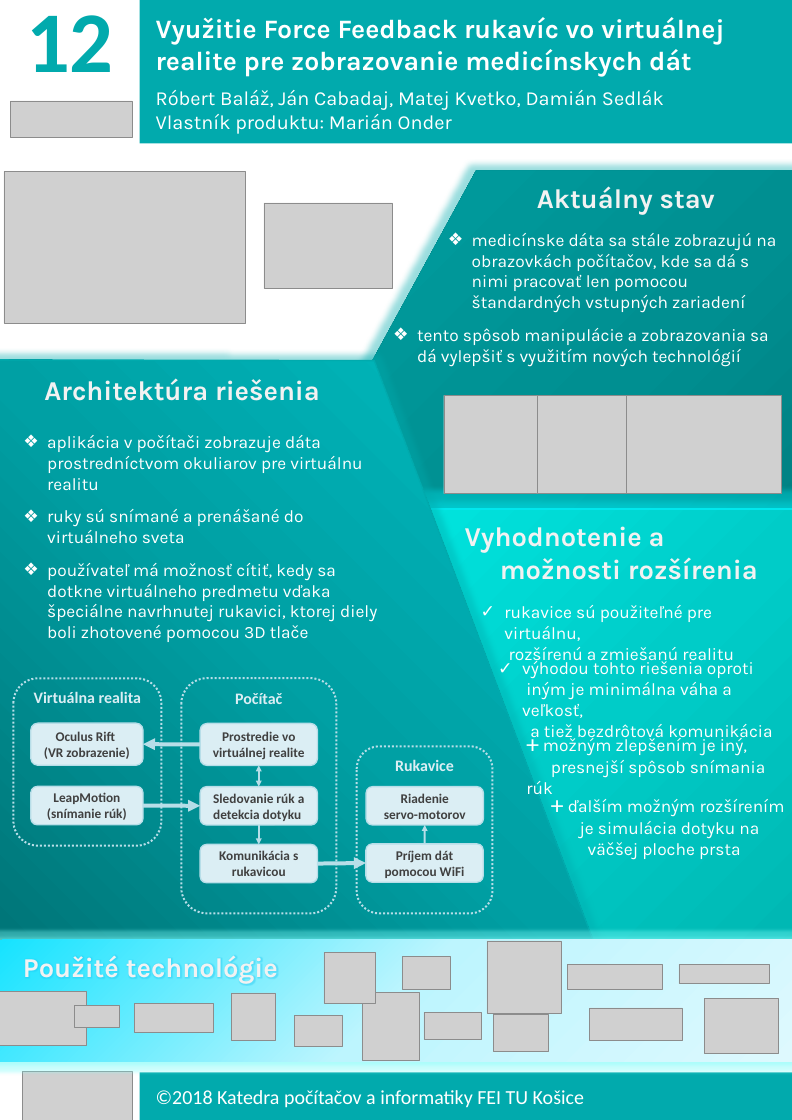
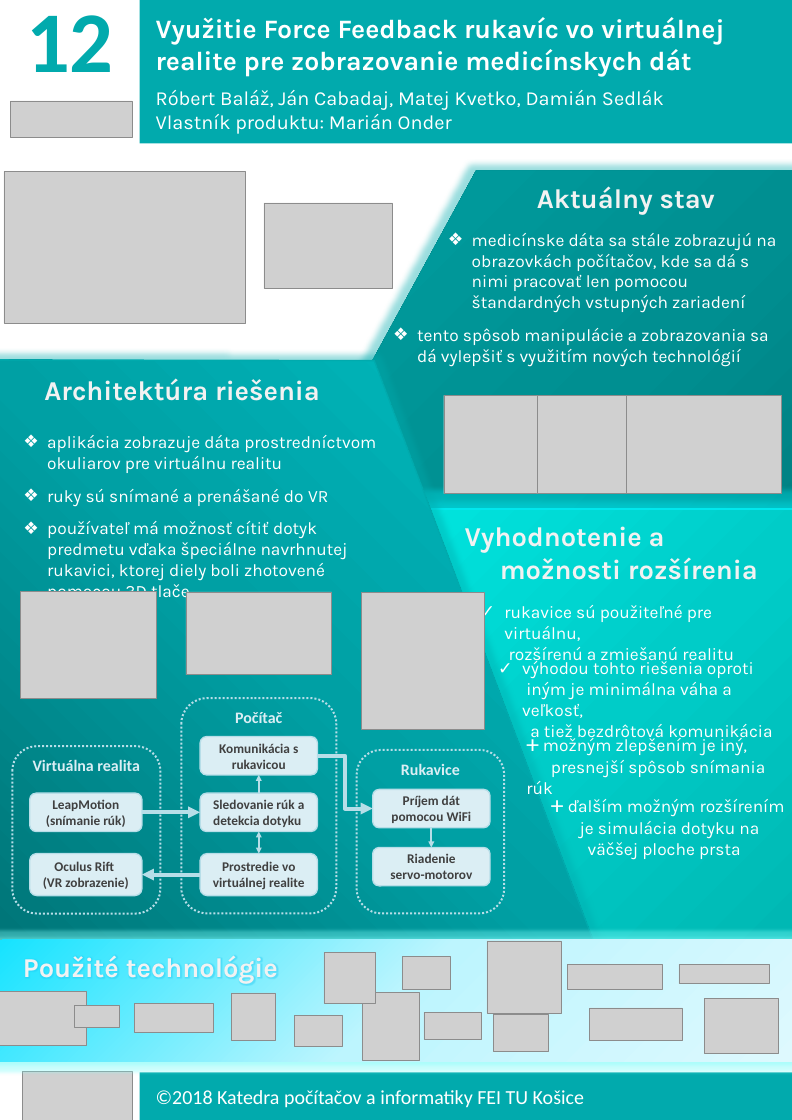
Before and after one commit to rbalaz/liveproject3dglove-, a slide deck: slide 1 of tp_poster.pptx. Drawn at 792x1120 pixels with LibreOffice and Linux fonts; fonts in the diff are those of the drawing; grey boxes stand for pictures. Boxes give left, top, right and bottom in pixels: in the first picture for what was removed or moved away, otherwise in the second. Text is boxed around its words. In the diff, an @@ line names an element or a change of style, - is before the commit and + after.

Commit message:
poster

```diff
--- a/tp_poster.pptx
+++ b/tp_poster.pptx
@@ text at box(47, 435, 376, 592): text changed @@
-❖ aplikácia v počítači zobrazuje dáta prostredníctvom okuliarov pre virtuálnu realitu
-❖ ruky sú snímané a prenášané do virtuálneho sveta
-❖ používateľ má možnosť cítiť, kedy sa dotkne virtuálneho predmetu vďaka špeciálne navrhnutej rukavici, ktorej diely boli zhotovené pomocou 3D tlače
+❖ aplikácia zobrazuje dáta prostredníctvom okuliarov pre virtuálnu realitu
+❖ ruky sú snímané a prenášané do VR
+❖ používateľ má možnosť cítiť dotyk predmetu vďaka špeciálne navrhnutej rukavici, ktorej diely boli zhotovené pomocou 3D tlače
@@ picture added at box(21, 592, 157, 698) @@
@@ picture added at box(186, 592, 331, 675) @@
@@ picture added at box(362, 592, 485, 729) @@
@@ rounded rectangle "Počítač": place and size @@
-rounded rectangle "Počítač" at box(181, 678, 337, 913)
+rounded rectangle "Počítač" at box(181, 698, 337, 914)
@@ rounded rectangle "Virtuálna realita": place and size @@
-rounded rectangle "Virtuálna realita" at box(13, 679, 161, 846)
+rounded rectangle "Virtuálna realita" at box(12, 746, 160, 914)
@@ rounded rectangle "Komunikácia s rukavicou": place and size @@
-rounded rectangle "Komunikácia s rukavicou" at box(200, 844, 317, 883)
+rounded rectangle "Komunikácia s rukavicou" at box(200, 736, 317, 775)
@@ arrow moved from (259, 825) - (259, 844) to (259, 793) - (259, 775) @@
@@ elbow arrow added from (317, 756) to (373, 809), #B7DEE8 6 pt @@
@@ rounded rectangle "Rukavice": place and size @@
-rounded rectangle "Rukavice" at box(357, 747, 492, 914)
+rounded rectangle "Rukavice" at box(357, 750, 504, 913)
@@ rounded rectangle "Príjem dát pomocou WiFi": place and size @@
-rounded rectangle "Príjem dát pomocou WiFi" at box(366, 844, 483, 882)
+rounded rectangle "Príjem dát pomocou WiFi" at box(373, 789, 490, 827)
@@ 2 rounded rectangles, 1 arrow: place and size @@
-2 rounded rectangles, 1 arrow at box(31, 786, 317, 825)
+2 rounded rectangles, 1 arrow at box(30, 793, 317, 831)
@@ double arrow moved from (259, 766) - (259, 787) to (259, 853) - (259, 831) @@
@@ arrow moved from (425, 844) - (425, 825) to (431, 828) - (431, 848) @@
@@ arrow removed from (317, 863) to (366, 863) @@
@@ rounded rectangle "Riadenie": place and size @@
-rounded rectangle "Riadenie" at box(366, 787, 483, 825)
+rounded rectangle "Riadenie" at box(373, 848, 490, 886)
@@ 2 rounded rectangles, 1 arrow: place and size @@
-2 rounded rectangles, 1 arrow at box(31, 723, 317, 766)
+2 rounded rectangles, 1 arrow at box(30, 853, 317, 895)
```
Also in this commit, not shown: 1 other file.
